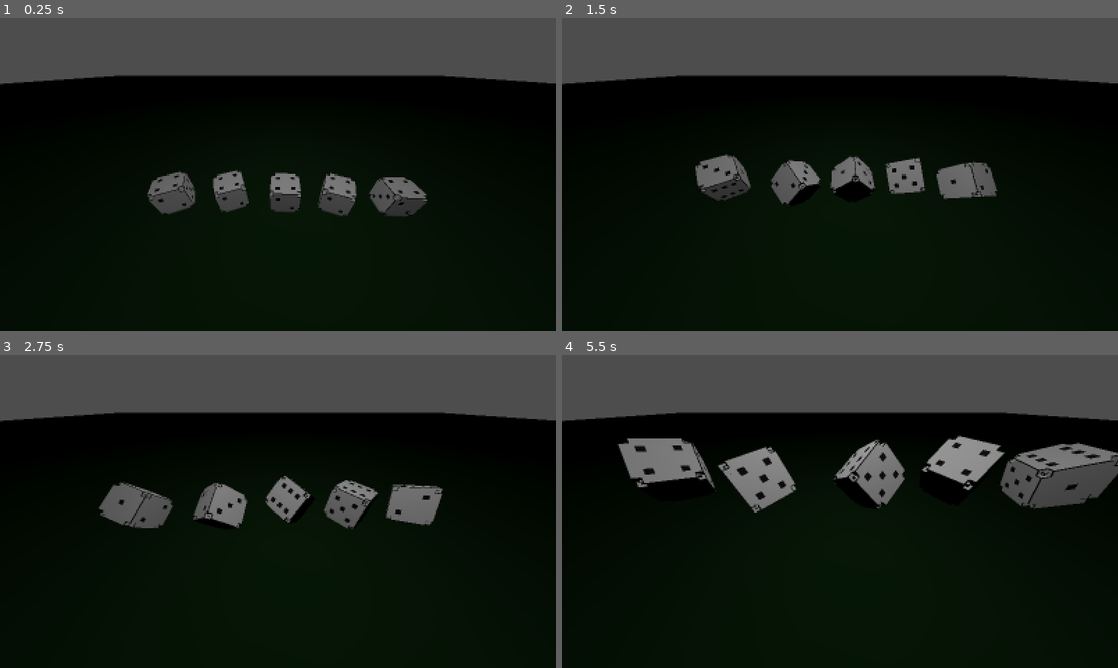
Above: before the commit, frames 1-4 (two rows, left to right).
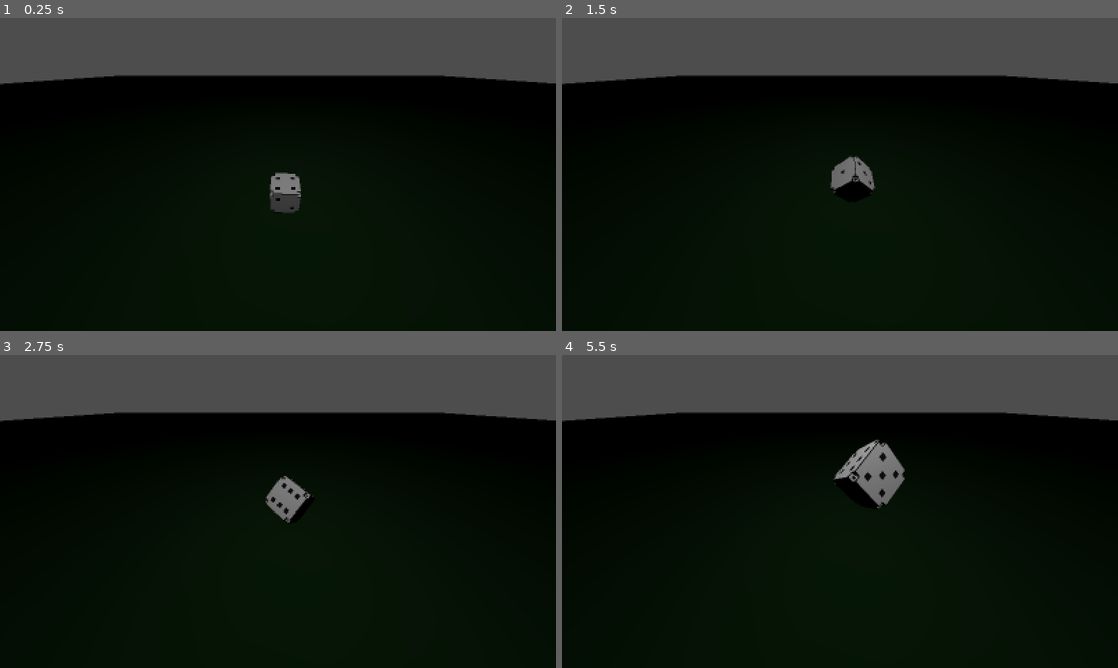
Above: after the commit, the same moments.

Repository: ArslanMB/DiceGame
Game: Godot game, scene res://Table.tscn
Two runs of this game, one before a commit and one after it. Both use one fixed random seed, a clock stepped at 60 frames per second and the inputs below. This scene is started directly instead of the project's main scene.
Inputs (mouse positions are in pixels of both pictures, inside the frame that each line leads up to):
- Up to frame 1 (0.25 s): no input
- Up to frame 2 (1.5 s): tap Enter (ui_accept) at 0.5, 0.77 s; move the mouse to (962, 158) at 0.52 s; click (962, 158) at 0.67 s; move the mouse to (728, 190) at 1.27 s; click (728, 190) at 1.42 s
- Up to frame 3 (2.75 s): tap Enter (ui_accept) at 1.52 s; move the mouse to (333, 442) at 2.02 s; click (333, 442) at 2.17 s
- Up to frame 4 (5.5 s): move the mouse to (812, 574) at 2.77 s; click (812, 574) at 2.92 s; tap Enter (ui_accept) at 3.02, 3.77, 4.52 s; move the mouse to (1006, 558) at 3.52 s; click (1006, 558) at 3.67 s; move the mouse to (673, 464) at 4.27 s; click (673, 464) at 4.42 s; move the mouse to (867, 511) at 5.02 s; click (867, 511) at 5.17 s

The runs differ from the first frame. In frame 1, 3.1% of the frame differs, in the area x 26-77%, y 48-64%; in frame 2, 3.4%; in frame 3, 4.2%; in frame 4, 8.0%, in the area x 10-100%, y 25-51%.

Commit message:
get value of dice

Diff:
--- a/Table.tscn
+++ b/Table.tscn
@@ -18,42 +18,30 @@
 shader = ExtResource("3_561jp")
 shader_parameter/pixel_size = 2.0
 
-[node name="Node3D" type="Node3D" unique_id=452484812]
+[node name="Node3D" type="Node3D"]
 
-[node name="StaticBody3D" type="StaticBody3D" parent="." unique_id=1179557057]
+[node name="StaticBody3D" type="StaticBody3D" parent="."]
 physics_material_override = SubResource("PhysicsMaterial_muxx0")
 
-[node name="CollisionShape3D" type="CollisionShape3D" parent="StaticBody3D" unique_id=349570344]
+[node name="CollisionShape3D" type="CollisionShape3D" parent="StaticBody3D"]
 shape = SubResource("WorldBoundaryShape3D_561jp")
 
-[node name="MeshInstance3D" type="MeshInstance3D" parent="StaticBody3D" unique_id=88637832]
+[node name="MeshInstance3D" type="MeshInstance3D" parent="StaticBody3D"]
 material_override = SubResource("StandardMaterial3D_x8wof")
 mesh = SubResource("PlaneMesh_ieyyn")
 
-[node name="Camera3D" type="Camera3D" parent="." unique_id=1660652545]
+[node name="Camera3D" type="Camera3D" parent="."]
 transform = Transform3D(1, 0, 0, 0, 0.7656404, 0.64326894, 0, -0.64326894, 0.7656404, -2.7998896, 26.21526, 28.975777)
 current = true
 fov = 100.0
 near = 0.054
 
-[node name="Dice" parent="." unique_id=1651538536 instance=ExtResource("2_muxx0")]
+[node name="Dice" parent="." instance=ExtResource("2_muxx0")]
 transform = Transform3D(0.98843837, 0, -0.15162311, 0, 1, 0, 0.15162311, 0, 0.98843837, -1.3637838, 0, 8.076763)
 
-[node name="Dice2" parent="." unique_id=1720587242 instance=ExtResource("2_muxx0")]
-transform = Transform3D(0.87870884, 0, -0.47735816, 0, 1, 0, 0.47735816, 0, 0.87870884, 10.362936, 0, 8.61692)
+[node name="CanvasLayer" type="CanvasLayer" parent="."]
 
-[node name="Dice3" parent="." unique_id=613574929 instance=ExtResource("2_muxx0")]
-transform = Transform3D(0.94929385, 0, 0.31439012, 0, 1, 0, -0.31439012, 0, 0.94929385, -27.141626, 0, 8.053169)
-
-[node name="Dice4" parent="." unique_id=514866171 instance=ExtResource("2_muxx0")]
-transform = Transform3D(0.9873087, 0, -0.15881291, 0, 1, 0, 0.15881291, 0, 0.9873087, 23.590294, 0, 9.181965)
-
-[node name="Dice5" parent="." unique_id=368596153 instance=ExtResource("2_muxx0")]
-transform = Transform3D(0.96717465, 0, 0.25411245, 0, 1, 0, -0.25411245, 0, 0.96717465, -13.883972, 0, 7.543666)
-
-[node name="CanvasLayer" type="CanvasLayer" parent="." unique_id=2083465420]
-
-[node name="ColorRect" type="ColorRect" parent="CanvasLayer" unique_id=1429185939]
+[node name="ColorRect" type="ColorRect" parent="CanvasLayer"]
 material = SubResource("ShaderMaterial_561jp")
 anchors_preset = 15
 anchor_right = 1.0
@@ -61,7 +49,7 @@
 grow_horizontal = 2
 grow_vertical = 2
 
-[node name="OmniLight3D" type="OmniLight3D" parent="." unique_id=725934379]
+[node name="OmniLight3D" type="OmniLight3D" parent="."]
 transform = Transform3D(0.0017103704, -0.99999857, 0, 0.99999857, 0.0017103704, 0, 0, 0, 1, 0, 40.307255, 16.115414)
 light_energy = 8.129
 light_size = 1.0
--- a/dice.gd
+++ b/dice.gd
@@ -56,29 +56,28 @@
 		# Sécurité si chute
 		if global_position.y < -5:
 			entrer_en_idle()
+	print(get_value())
 
-func obtenir_valeur_de():
-	# Les directions locales de ton cube (dépend de ton modèle .vox/.obj)
-	# L'ordre classique pour un dé standard :
-	var directions = {
-		Vector3.UP: 6,
-		Vector3.DOWN: 1,
-		Vector3.RIGHT: 3,
-		Vector3.LEFT: 4,
-		Vector3.BACK: 2,
-		Vector3.FORWARD: 5
-	}
+func get_value():
+	#the orientation [0,1]
+	var orientation = self.global_basis
 
-	var max_dot = -1.0
-	var face_valeur = 1
+	#values
+	var faces = {
+	"4": orientation.y.y,
+	"1": -orientation.y.y,
+	"5": orientation.x.y,
+	"3": -orientation.x.y,
+	"2": orientation.z.y,
+	"6": -orientation.z.y
+}
 
-	for dir in directions.keys():
-		# On transforme la direction locale en direction mondiale
-		var dir_mondiale = global_transform.basis * dir
-		# Produit scalaire : plus le dé est aligné avec le "Haut", plus le score est proche de 1
-		var dot = dir_mondiale.dot(Vector3.UP)
-		if dot > max_dot:
-			max_dot = dot
-			face_valeur = directions[dir]
+	var max_val = -1.0
+	var value = ""
 
-	return face_valeur
+	for face in faces:
+		if faces[face] > max_val:
+			max_val = faces[face]
+			value = face
+
+	return int(value)
--- a/node_3d.tscn
+++ b/node_3d.tscn
@@ -8,22 +8,20 @@
 
 [sub_resource type="StandardMaterial3D" id="StandardMaterial3D_a0tk4"]
 albedo_texture = ExtResource("2_a0tk4")
-texture_filter = 0
-proximity_fade_enabled = true
 
 [sub_resource type="BoxShape3D" id="BoxShape3D_r3fl7"]
 size = Vector3(6.2626343, 6.7764893, 6.1851807)
 
-[node name="Dice" type="RigidBody3D" unique_id=1651538536]
+[node name="Dice" type="RigidBody3D"]
 mass = 1.005
 physics_material_override = SubResource("PhysicsMaterial_noarx")
 gravity_scale = 1.385
 script = ExtResource("1_a0tk4")
 
-[node name="MeshInstance3D" type="MeshInstance3D" parent="." unique_id=1738755858]
+[node name="MeshInstance3D" type="MeshInstance3D" parent="."]
 material_override = SubResource("StandardMaterial3D_a0tk4")
 mesh = ExtResource("3_r3fl7")
 
-[node name="CollisionShape3D" type="CollisionShape3D" parent="." unique_id=1045643868]
+[node name="CollisionShape3D" type="CollisionShape3D" parent="."]
 transform = Transform3D(1, 0, 0, 0, 1, 0, 0, 0, 1, 0.022857666, 2.8882446, -0.17926025)
 shape = SubResource("BoxShape3D_r3fl7")
--- a/project.godot
+++ b/project.godot
@@ -12,7 +12,7 @@
 
 config/name="Polyhedria"
 run/main_scene="uid://t5lnxm36cxqw"
-config/features=PackedStringArray("4.6", "Forward Plus")
+config/features=PackedStringArray("4.5", "Forward Plus")
 config/icon="res://icon.svg"
 
 [display]
Not shown: 1 places in Table.tscn that only renumber resources
Not shown: 1 places in node_3d.tscn that only renumber resources
